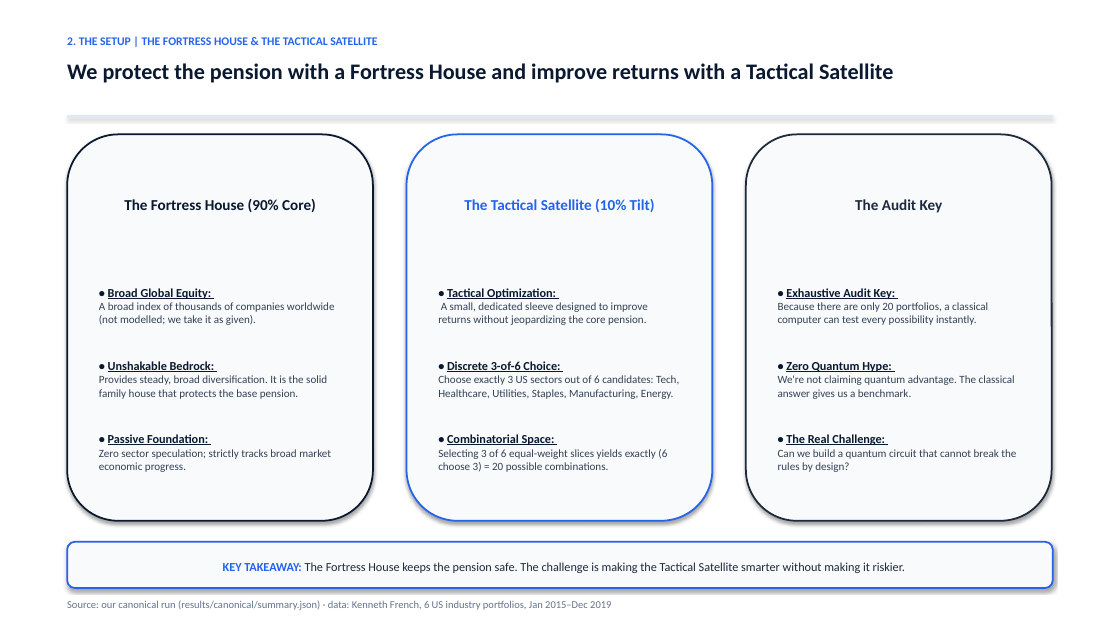
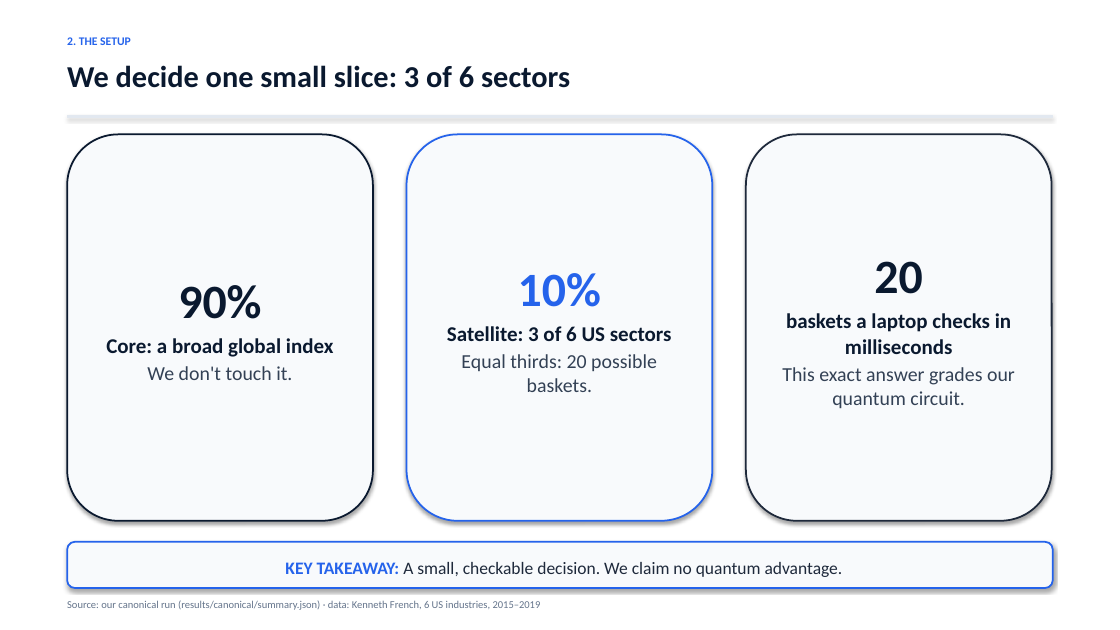
Before and after one commit to jonas221101/quantum-hackathon-finance, a slide deck: slide 12 of docs/deck/MBB_Pitch_Presentation_reviewed.pptx. Drawn at 1120x630 pixels with LibreOffice and Linux fonts; fonts in the diff are those of the drawing. Boxes give left, top, right and bottom in pixels: in the first picture for what was removed or moved away, otherwise in the second. Text is boxed around its words. In the diff, an @@ line names an element or a change of style, - is before the commit and + after.

```diff
--- a/docs/deck/MBB_Pitch_Presentation_reviewed.pptx
+++ b/docs/deck/MBB_Pitch_Presentation_reviewed.pptx
@@ text at [67,37,131,45]: text changed @@
-2. THE SETUP | THE FORTRESS HOUSE & THE TACTICAL SATELLITE
+2. THE SETUP
@@ text at [67,65,570,88]: text changed; size 19 to 26 pt @@
-We protect the pension with a Fortress House and improve returns with a Tactical Satellite
+We decide one small slice: 3 of 6 sectors
@@ text in rounded rectangle at [782,261,1015,408]: text changed; size 9.5 to 17 pt @@
-The Audit Key
-• Exhaustive Audit Key:
-Because there are only 20 portfolios, a classical computer can test every possibility instantly.
-• Zero Quantum Hype:
-We're not claiming quantum advantage. The classical answer gives us a benchmark.
-• The Real Challenge:
-Can we build a quantum circuit that cannot break the rules by design?
+20
+baskets a laptop checks in milliseconds
+This exact answer grades our quantum circuit.
@@ text in rounded rectangle at [106,285,334,380]: text changed; size 9.5 to 18 pt; text colour #334155 to #0A192F; bold on @@
-The Fortress House (90% Core)
-• Broad Global Equity:
-A broad index of thousands of companies worldwide (not modelled; we take it as given).
-• Unshakable Bedrock:
-Provides steady, broad diversification. It is the solid family house that protects the base pension.
-• Passive Foundation:
-Zero sector speculation; strictly tracks broad market economic progress.
+90%
+Core: a broad global index
+We don't touch it.
@@ text in rounded rectangle at [447,273,672,392]: text changed; size 9.5 to 17 pt @@
-The Tactical Satellite (10% Tilt)
-• Tactical Optimization:
-A small, dedicated sleeve designed to improve returns without jeopardizing the core pension.
-• Discrete 3-of-6 Choice:
-Choose exactly 3 US sectors out of 6 candidates: Tech, Healthcare, Utilities, Staples, Manufacturing, Energy.
-• Combinatorial Space:
-Selecting 3 of 6 equal-weight slices yields exactly (6 choose 3) = 20 possible combinations.
+10%
+Satellite: 3 of 6 US sectors
+Equal thirds: 20 possible baskets.
@@ text in rounded rectangle at [285,562,843,577]: text changed; size 10.5 to 15 pt @@
-KEY TAKEAWAY: The Fortress House keeps the pension safe. The challenge is making the Tactical Satellite smarter without making it riskier.
+KEY TAKEAWAY: A small, checkable decision. We claim no quantum advantage.
@@ text at [67,600,541,610]: text changed @@
-Source: our canonical run (results/canonical/summary.json) · data: Kenneth French, 6 US industry portfolios, Jan 2015–Dec 2019
+Source: our canonical run (results/canonical/summary.json) · data: Kenneth French, 6 US industries, 2015–2019
```
Also in this commit, not shown: 13 other slides changed, 1 other file.
